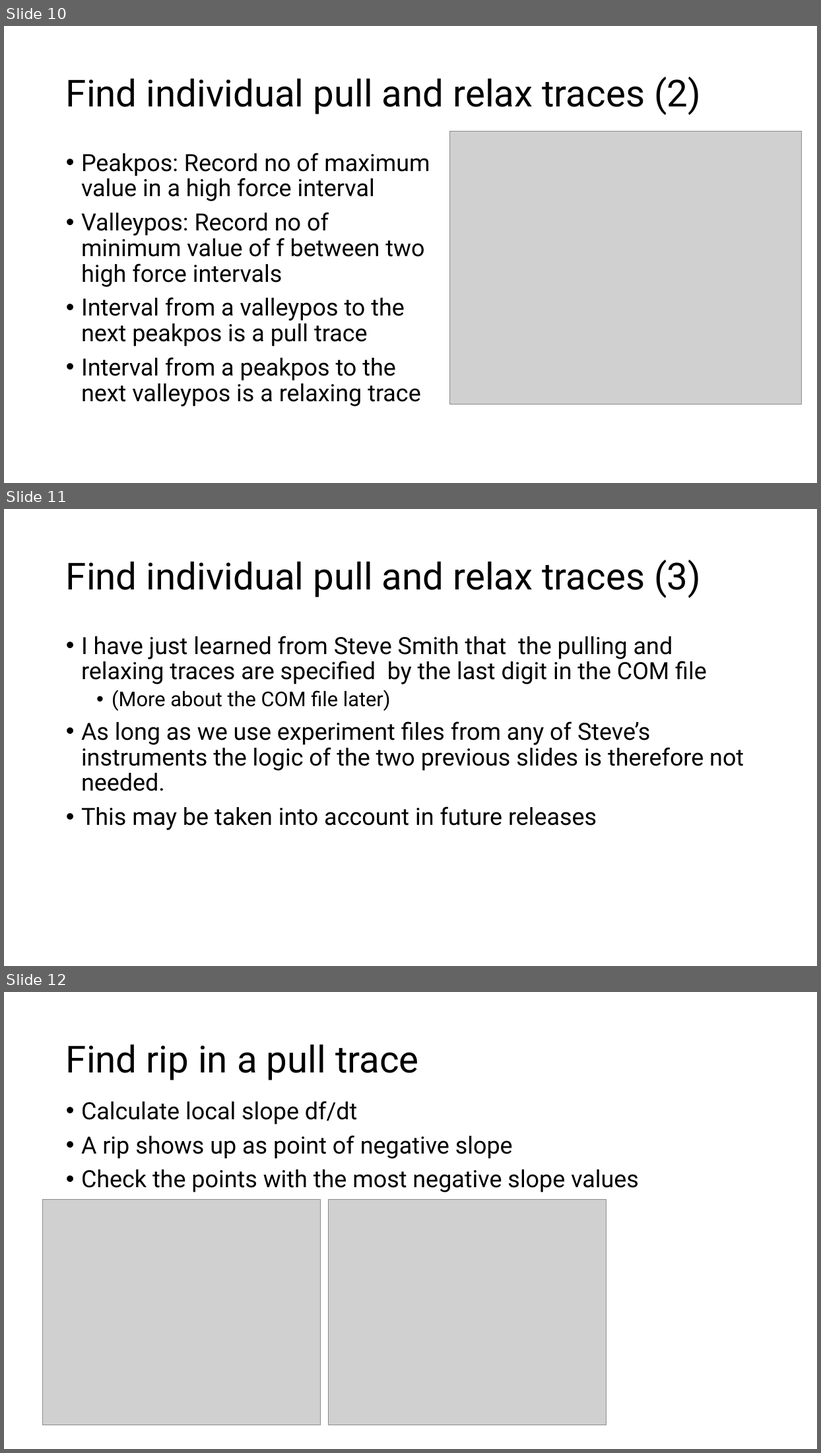
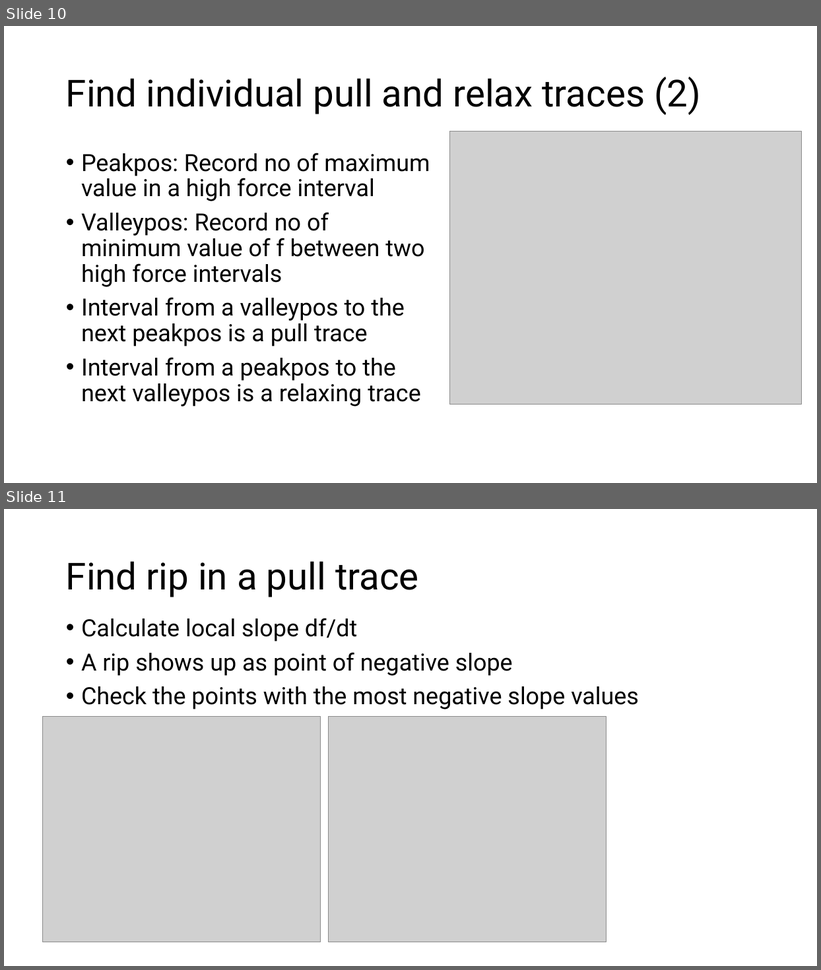
Before and after one commit to are-mj/OpticalTweezers, a slide deck: Summer school 2024/Analysis of protein stretching experiments.pptx. Shown one above the other, each under a label of ours: slides 10, 11 and 12 before the commit, slides 10 and 11 after it. The pictures are 821x1453 and 821x970 pixels, drawn with LibreOffice and Linux fonts; fonts in the diff are those of the drawing; grey boxes stand for pictures. Boxes give left, top, right and bottom in pixels: in the first picture for what was removed or moved away, otherwise in the second. Text is boxed around its words. In the diff, an @@ line names an element or a change of style, - is before the commit and + after.

Commit message:
Deleted slide about identifying pulling/relxing from status column

```diff
--- a/Summer school 2024/Analysis of protein stretching experiments.pptx
+++ b/Summer school 2024/Analysis of protein stretching experiments.pptx
@@ slide 11 removed at (x1=4, y1=509, x2=817, y2=966), background #FFFFFF @@
@@ title removed at (x1=66, y1=560, x2=701, y2=598) @@
-Find individual pull and relax traces (3)
@@ text removed at (x1=81, y1=636, x2=744, y2=830) @@
-• I have just learned from Steve Smith that the pulling and relaxing traces are specified by the last digit in the COM file
-  • (More about the COM file later)
-• As long as we use experiment files from any of Steve’s instruments the logic of the two previous slides is therefore not needed.
-• This may be taken into account in future releases
@@ what was slide 12 is now slide 11 @@
```
Also in this commit, not shown: 2 slides changed.
